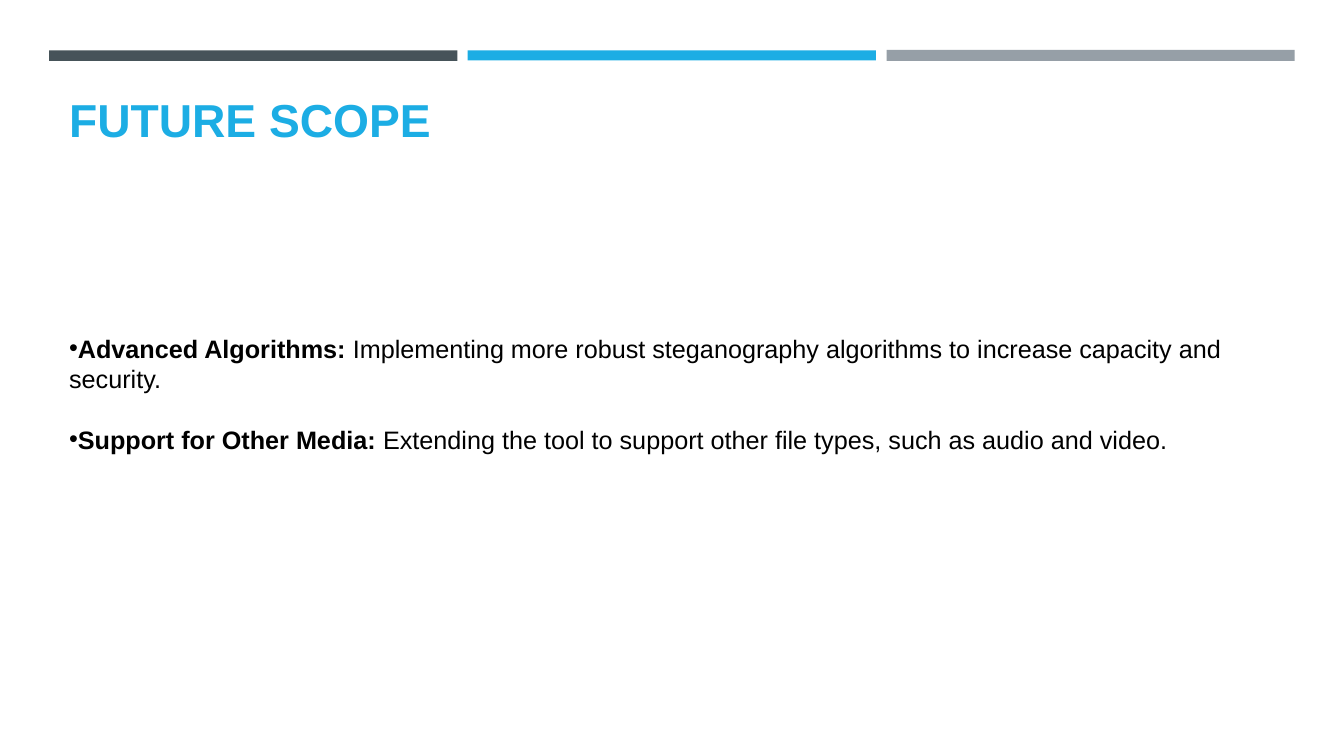
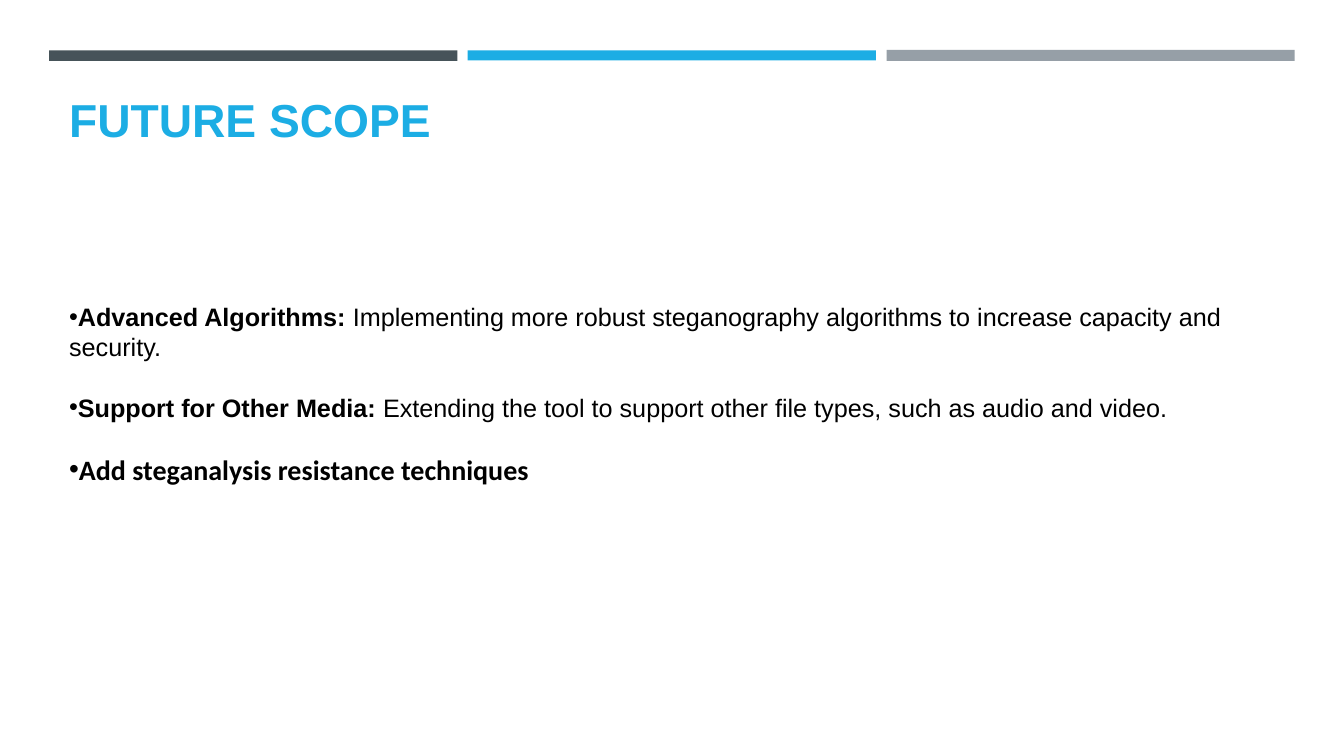
Before and after one commit to Karthik7375/Steganography, a slide deck: slide 17 of Karthik_Ganesh_Project.pptx. Drawn at 1344x756 pixels with LibreOffice and Linux fonts; fonts in the diff are those of the drawing; background and template pictures are left out. Boxes give left, top, right and bottom in pixels: in the first picture for what was removed or moved away, otherwise in the second. Text is boxed around its words. In the diff, an @@ line names an element or a change of style, - is before the commit and + after.

```diff
--- a/Karthik_Ganesh_Project.pptx
+++ b/Karthik_Ganesh_Project.pptx
@@ text "Advanced Algorithms: Implementing more robust ...": place and size @@
-text "Advanced Algorithms: Implementing more robust ..." at [69,339,1221,454]
+text "Advanced Algorithms: Implementing more robust ..." at [69,307,1221,485]
@@ text at [79,460,529,485]: paragraph added @@
+• Add steganalysis resistance techniques
```
Also in this commit, not shown: 1 other file.
